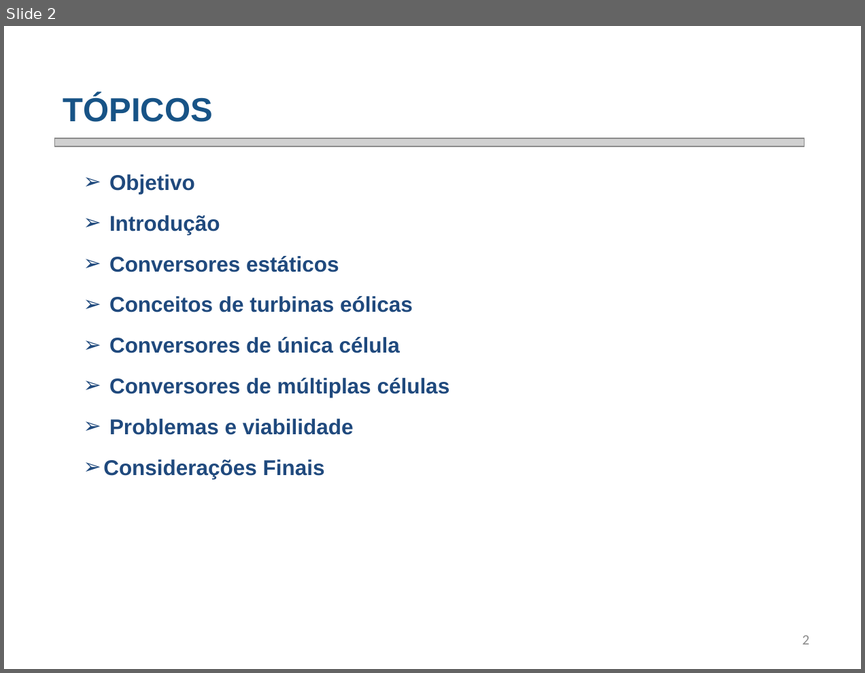
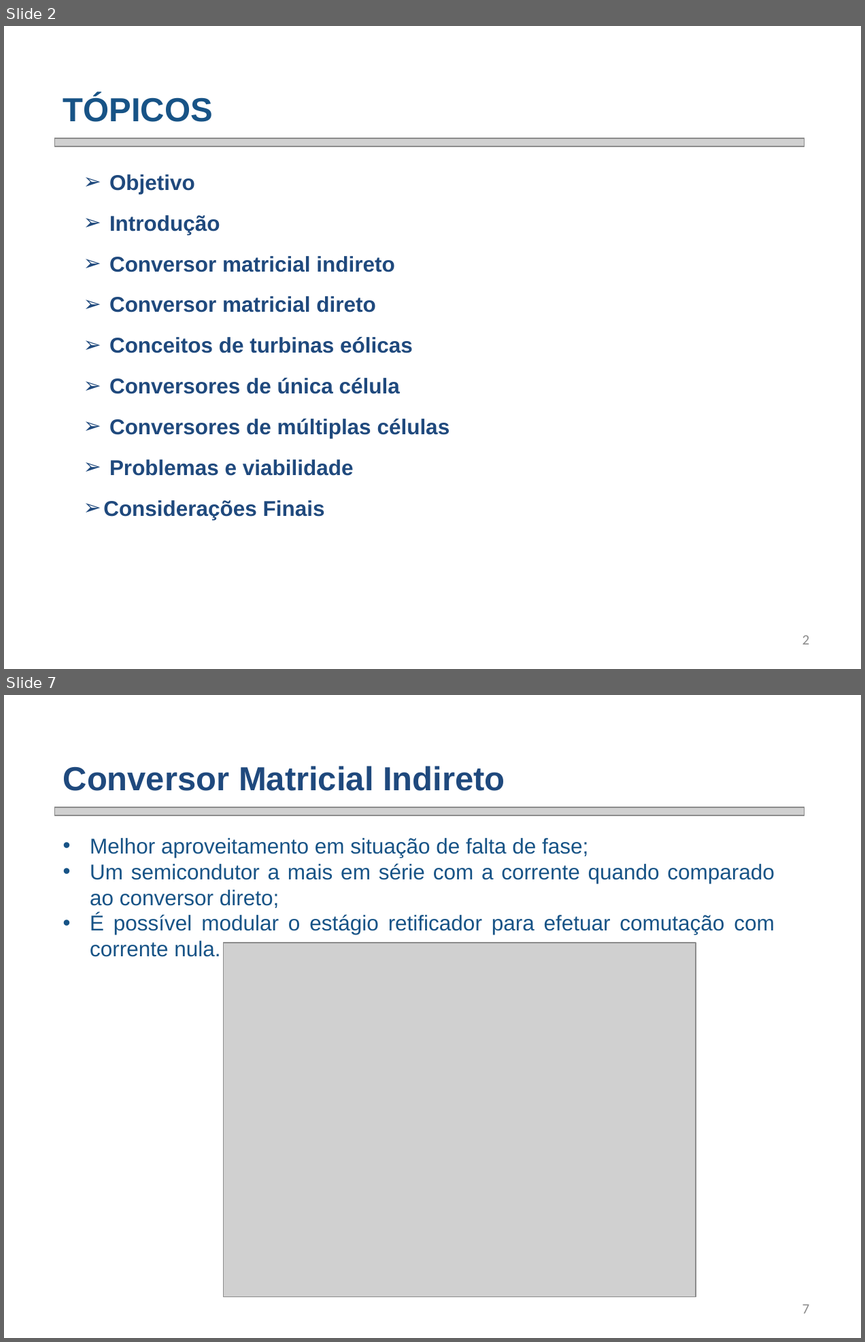
Before and after one commit to smarley2/ED1, a slide deck: Apresentação ED - Análise de perdas em conversor matricial - Fábio Posser.pptx. Shown one above the other, each under a label of ours: slide 2 before the commit, slides 2 and 7 after it; the slides between them are not shown. The pictures are 865x673 and 865x1342 pixels, drawn with LibreOffice and Linux fonts; fonts in the diff are those of the drawing; grey boxes stand for pictures; background and template pictures are left out. Boxes give left, top, right and bottom in pixels: in the first picture for what was removed or moved away, otherwise in the second. Text is boxed around its words. In the diff, an @@ line names an element or a change of style, - is before the commit and + after.

```diff
--- a/Apresentação ED - Análise de perdas em conversor matricial - Fábio Posser.pptx
+++ b/Apresentação ED - Análise de perdas em conversor matricial - Fábio Posser.pptx
@@ slide 7 added at [4,695,861,1338], background picture (left out) @@
@@ text added at [63,766,504,791], 28 pt, text #1F497D, bold @@
+Conversor Matricial Indireto
@@ picture added at [54,807,804,816] @@
@@ text added at [90,838,774,957], 18 pt, text #175386 @@
+  • Melhor aproveitamento em situação de falta de fase;
+  • Um semicondutor a mais em série com a corrente quando comparado ao conversor direto;
+  • É possível modular o estágio retificador para efetuar comutação com corrente nula.
@@ picture added at [224,943,696,1297] @@
@@ page number added at [802,1304,810,1313], 12 pt, text #8C8C8C @@
+7
@@ slide 2 changed as well @@
@@ text at [109,256,394,312]: text changed @@
-➢ Conversores estáticos
+➢ Conversor matricial indireto
+➢ Conversor matricial direto
```
Also in this commit, not shown: 2 other slides changed, 18 other slides added, 19 slides removed.
